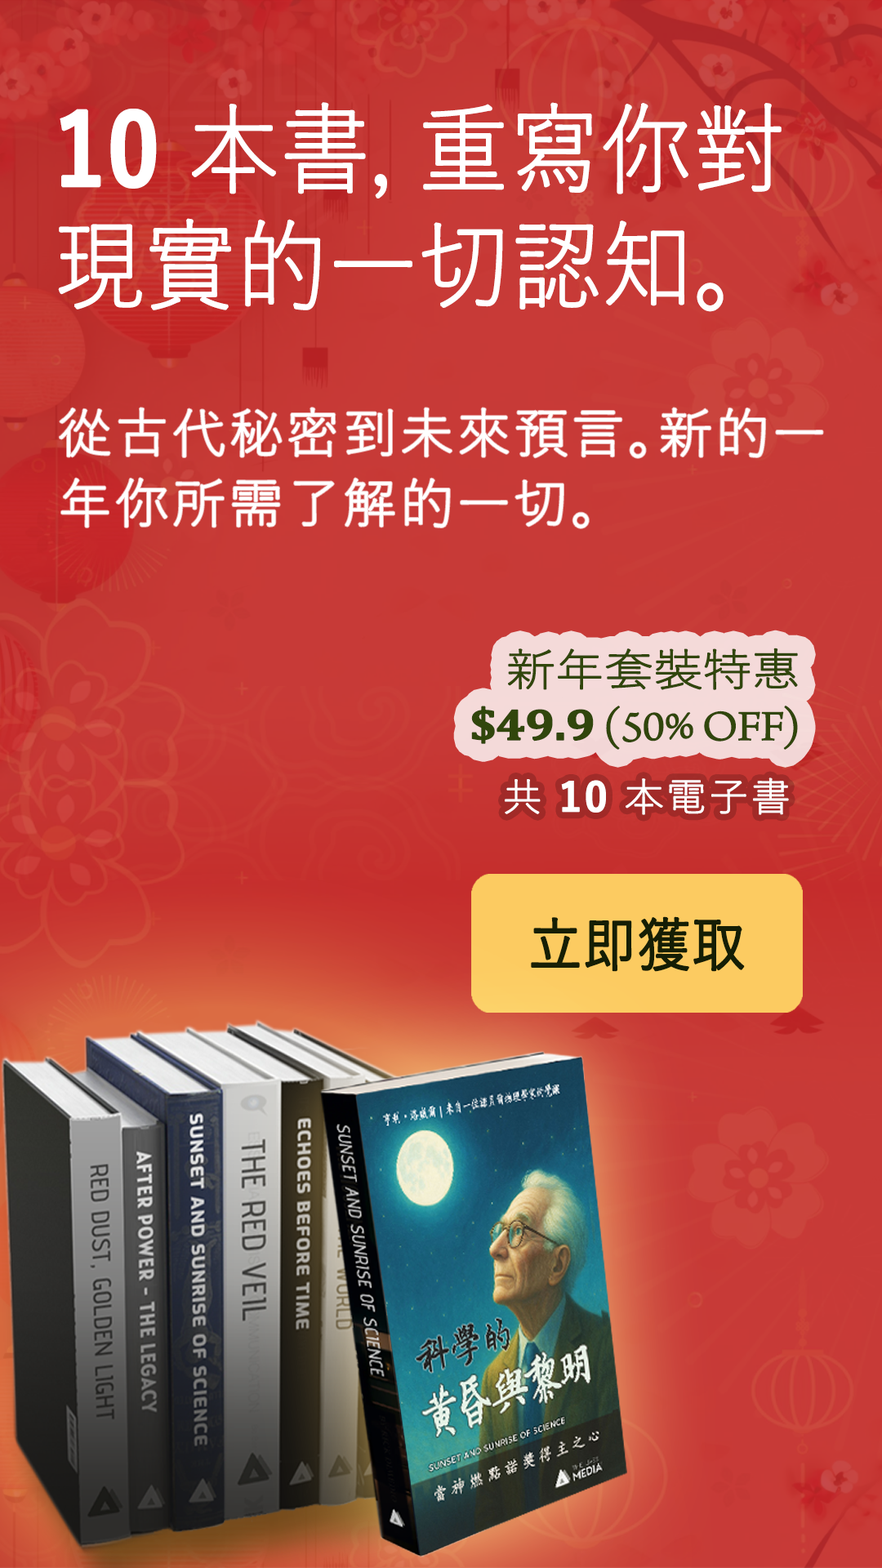
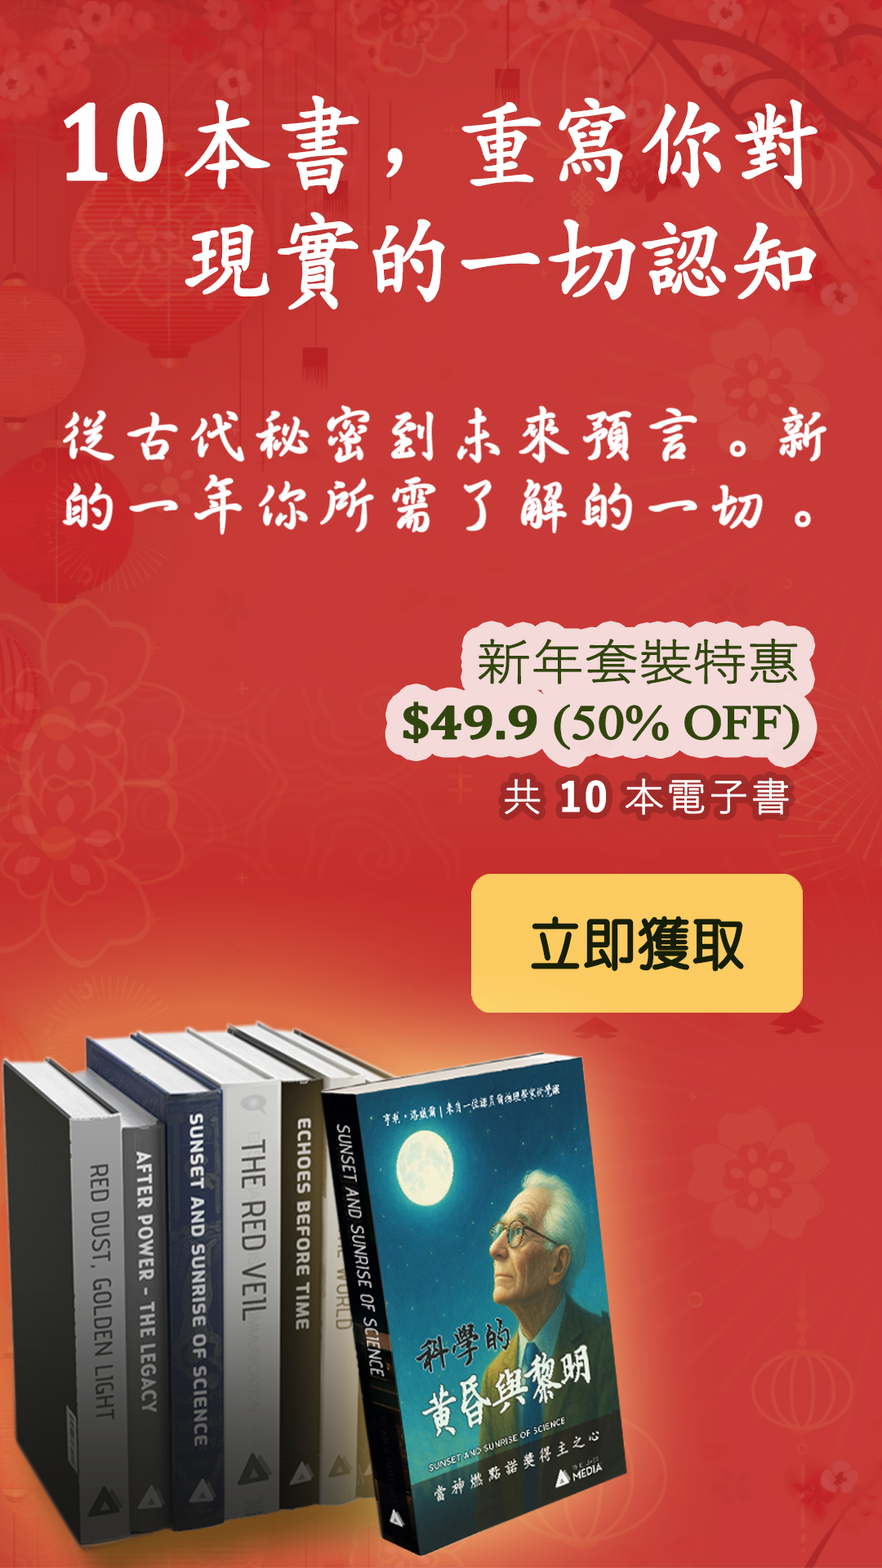
Layers edited between the first and the second 882 x 1568 image:
renamed "10 本書，重寫你對現實的一切認知。" to "10 本書，重寫你對現實的一切認知", painted on it over [57, 95, 818, 312]
painted on "Ancient history, secret politics, and the" over [58, 405, 827, 535]
painted on "ONLY $49.90" over [402, 637, 800, 751]
painted on "立即獲取" over [530, 915, 745, 972]